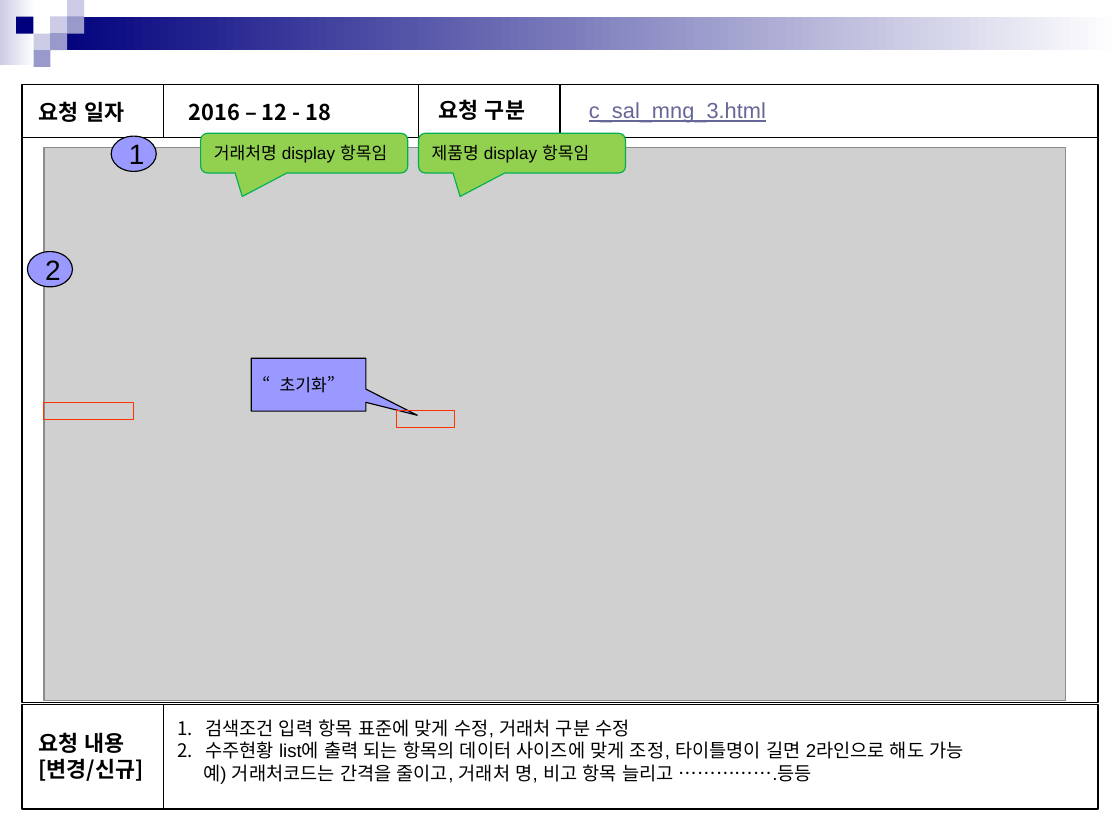
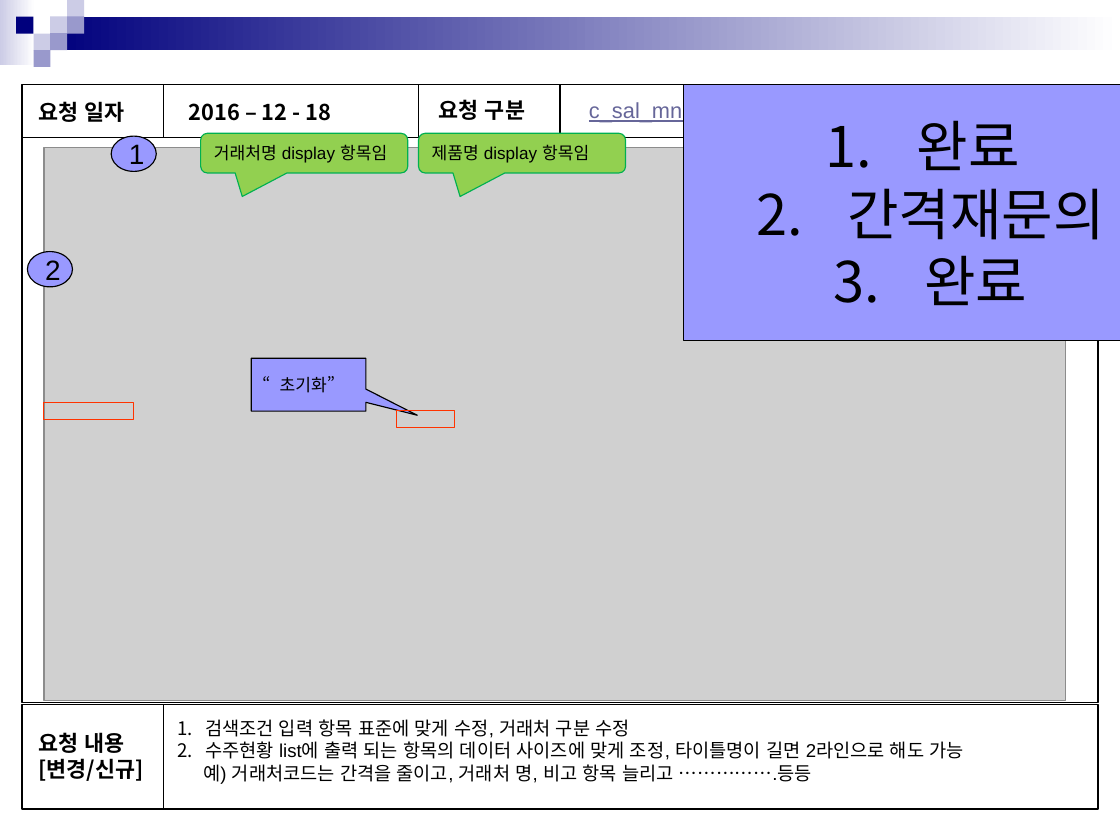
Before and after one commit to in-yong/sinsin_project, a slide deck: slide 4 of 공유문서/수정요청/화면점검(공통,영업,자재,전체)_20161218/화면점검_20161218(영업).pptx. Drawn at 1120x840 pixels with LibreOffice and Linux fonts; fonts in the diff are those of the drawing; grey boxes stand for pictures. Boxes give left, top, right and bottom in pixels: in the first picture for what was removed or moved away, otherwise in the second. Text is boxed around its words. In the diff, an @@ line names an element or a change of style, - is before the commit and + after.

Commit message:
[김영은] 영업페이지 수정완료, 반영이미지추가

```diff
--- a/공유문서/수정요청/화면점검(공통,영업,자재,전체)_20161218/화면점검_20161218(영업).pptx
+++ b/공유문서/수정요청/화면점검(공통,영업,자재,전체)_20161218/화면점검_20161218(영업).pptx
@@ rectangle added at [683, 85, 1120, 340], fill #9999FF, outline #000000 0.75 pt, 36 pt, text #000000 @@
+1. 완료
+2. 간격재문의
+3. 완료
```
Also in this commit, not shown: 6 other slides changed, 22 other files.
